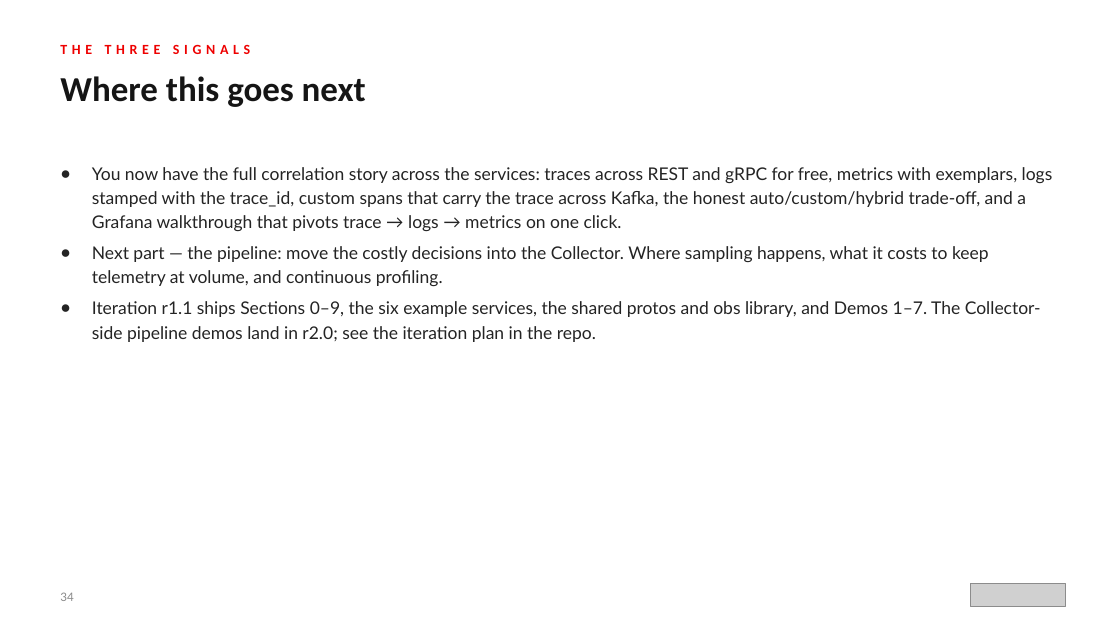
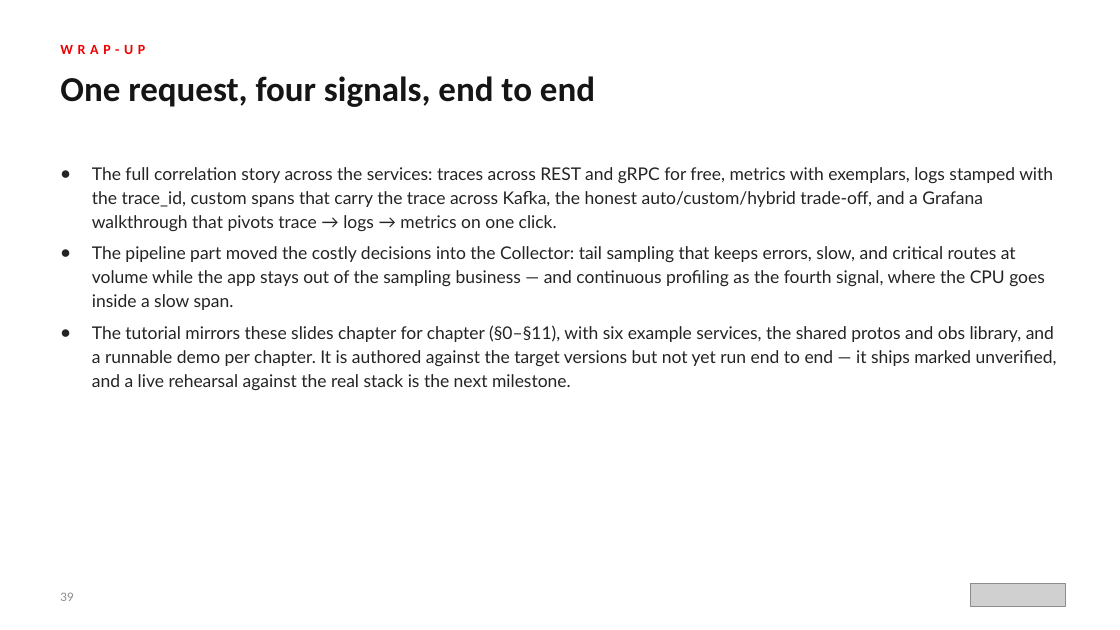
Before and after one commit to patterncatalyst/observability-python-otel-lgtm, a slide deck: slide 39 of presentations/otel-lgtm-python.pptx (slide 34 before the commit). Drawn at 1120x630 pixels with LibreOffice and Linux fonts; fonts in the diff are those of the drawing; grey boxes stand for pictures. Boxes give left, top, right and bottom in pixels: in the first picture for what was removed or moved away, otherwise in the second. Text is boxed around its words. In the diff, an @@ line names an element or a change of style, - is before the commit and + after.

Commit message:
r1.11: deck Part 2 — pipeline divider + §10 sampling & §11 profiling slides; fix divider title overflow; reframe closing; bump cover rev

```diff
--- a/presentations/otel-lgtm-python.pptx
+++ b/presentations/otel-lgtm-python.pptx
@@ text at (60, 45, 145, 54): text changed @@
-THE THREE SIGNALS
+WRAP-UP
@@ text at (60, 76, 595, 107): text changed @@
-Where this goes next
+One request, four signals, end to end
@@ text at (92, 167, 1057, 390): text changed @@
-● You now have the full correlation story across the services: traces across REST and gRPC for free, metrics with exemplars, logs stamped with the trace_id, custom spans that carry the trace across Kafka, the honest auto/custom/hybrid trade-off, and a Grafana walkthrough that pivots trace → logs → metrics on one click.
-● Next part — the pipeline: move the costly decisions into the Collector. Where sampling happens, what it costs to keep telemetry at volume, and continuous profiling.
-● Iteration r1.1 ships Sections 0–9, the six example services, the shared protos and obs library, and Demos 1–7. The Collector-side pipeline demos land in r2.0; see the iteration plan in the repo.
+● The full correlation story across the services: traces across REST and gRPC for free, metrics with exemplars, logs stamped with the trace_id, custom spans that carry the trace across Kafka, the honest auto/custom/hybrid trade-off, and a Grafana walkthrough that pivots trace → logs → metrics on one click.
+● The pipeline part moved the costly decisions into the Collector: tail sampling that keeps errors, slow, and critical routes at volume while the app stays out of the sampling business — and continuous profiling as the fourth signal, where the CPU goes inside a slow span.
+● The tutorial mirrors these slides chapter for chapter (§0–§11), with six example services, the shared protos and obs library, and a runnable demo per chapter. It is authored against the target versions but not yet run end to end — it ships marked unverified, and a live rehearsal against the real stack is the next milestone.
@@ text at (60, 592, 73, 601): text changed @@
-34
+39
```
Also in this commit, not shown: 2 other slides changed, 5 slides added, 1 other file.
